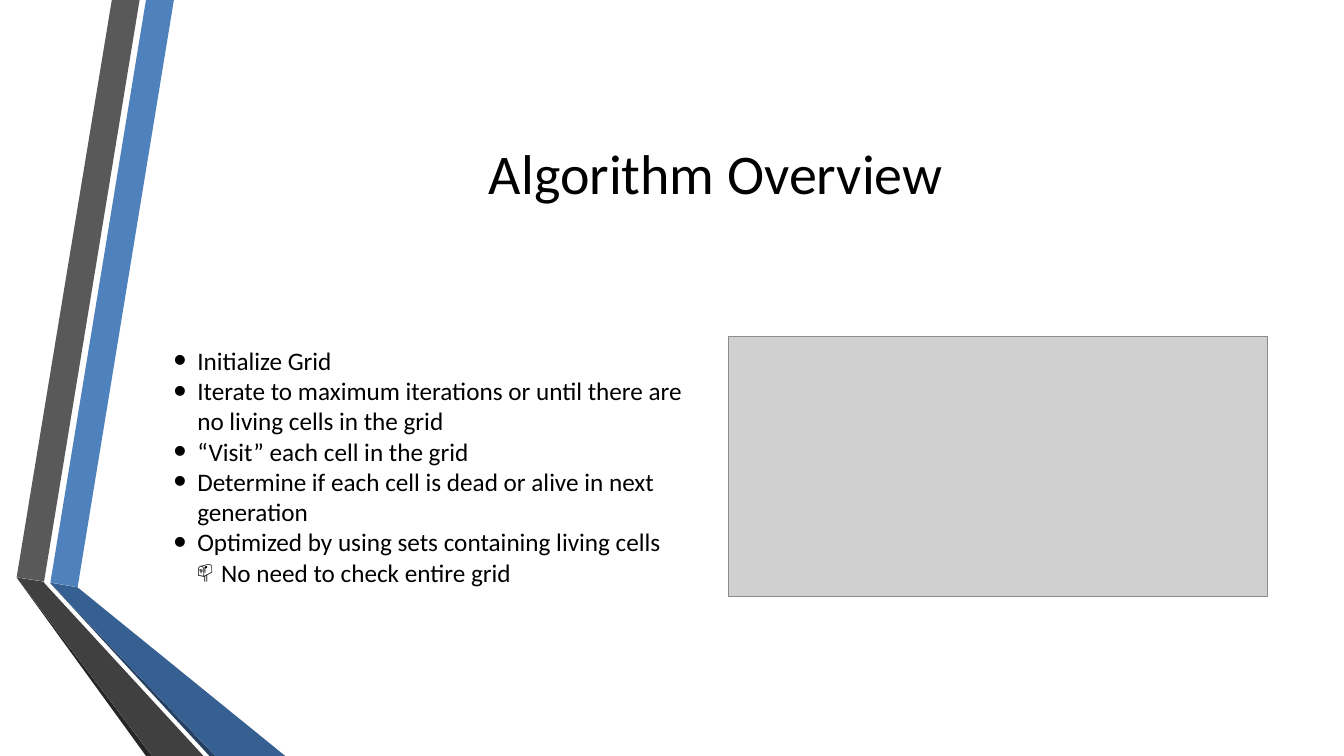
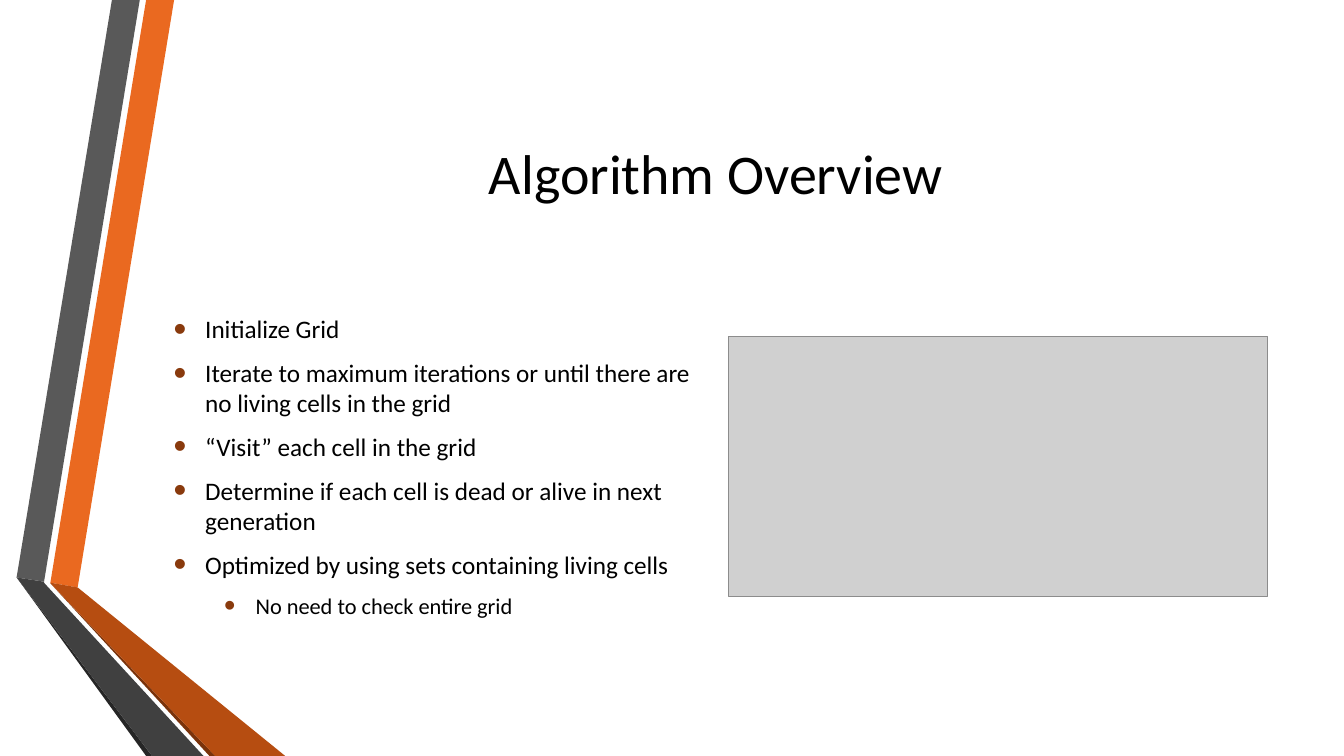
Before and after one commit to eweill/ConwayGameOfLife, a slide deck: slide 5 of presentation/ConwayGameOfLife.pptx. Drawn at 1344x756 pixels with LibreOffice and Linux fonts; fonts in the diff are those of the drawing; grey boxes stand for pictures; background and template pictures are left out. Boxes give left, top, right and bottom in pixels: in the first picture for what was removed or moved away, otherwise in the second. Text is boxed around its words. In the diff, an @@ line names an element or a change of style, - is before the commit and + after.

```diff
--- a/presentation/ConwayGameOfLife.pptx
+++ b/presentation/ConwayGameOfLife.pptx
@@ freeform shape at <box>50,0,174,588</box>: fill #4F81BD to #EA6920; outline redrawn @@
@@ text "Initialize Grid" at <box>205,320,689,618</box>: size 18 to 16 pt in "No need to check entire grid"; indent changed; more space between paragraphs; bullet 📫 to • @@
@@ outline redrawn in 3 elements at <box>16,0,139,582</box>, <box>16,578,151,756</box>, <box>16,578,203,756</box> @@
@@ freeform shape at <box>50,584,216,756</box>: fill #254061 to #7A330B; outline redrawn @@
@@ freeform shape at <box>50,583,285,756</box>: fill #376092 to #B64D11; outline redrawn @@
```
Also in this commit, not shown: 8 other slides changed, 14 other files.
